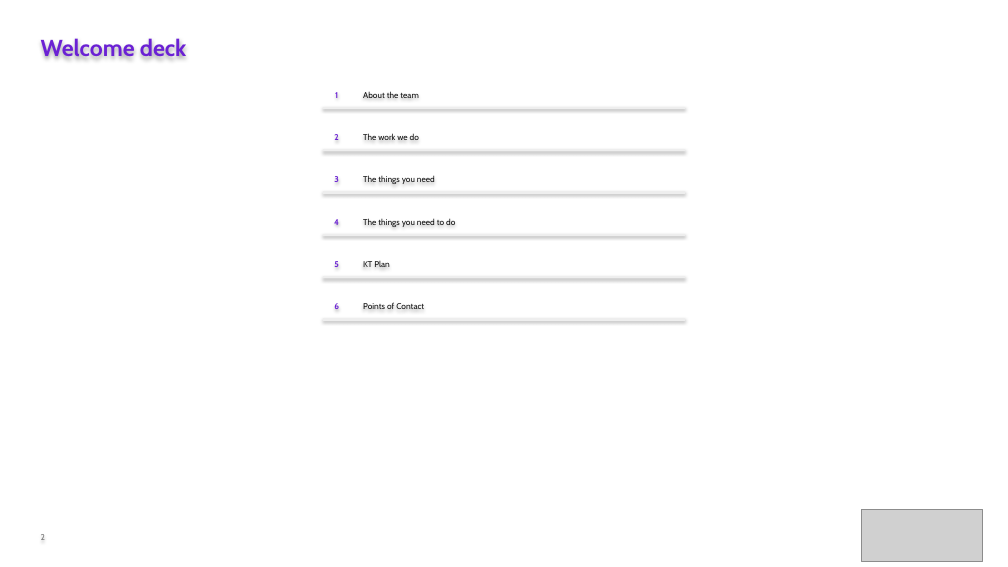
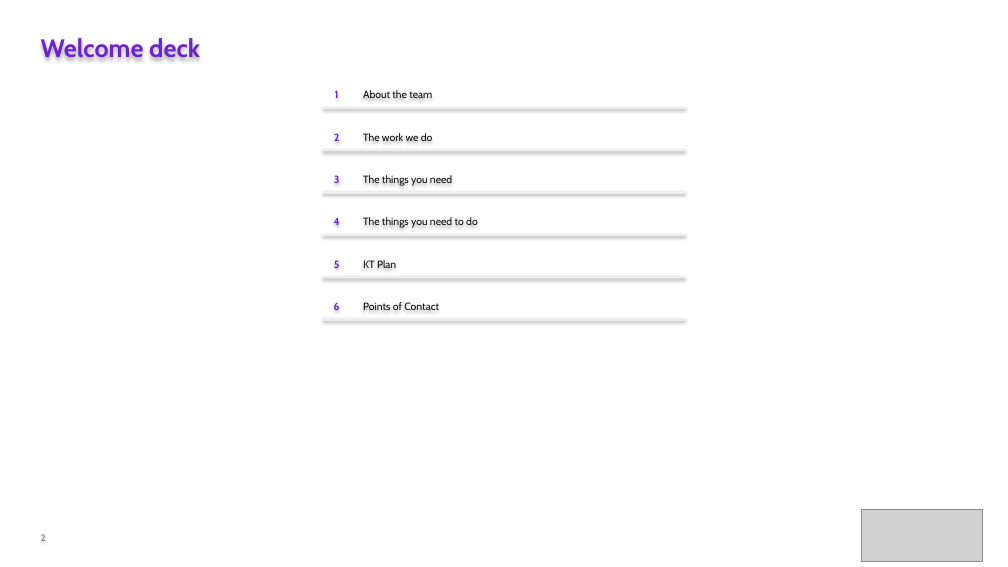
Before and after one commit to Sagar-konkanagaon/ETL__ASSIGNMENT, a slide deck: slide 2 of CHVAC_QA_Onboarding_Updated (1).pptx. Drawn at 1008x567 pixels with LibreOffice and Linux fonts; fonts in the diff are those of the drawing; grey boxes stand for pictures. Boxes give left, top, right and bottom in pixels: in the first picture for what was removed or moved away, otherwise in the second. Text is boxed around its words. In the diff, an @@ line names an element or a change of style, - is before the commit and + after.

```diff
--- a/CHVAC_QA_Onboarding_Updated (1).pptx
+++ b/CHVAC_QA_Onboarding_Updated (1).pptx
@@ text "Welcome deck" at <box>41,38,200,58</box>: size 22 to 24 pt @@
@@ size 8 to 10 pt in 8 elements at <box>335,90,339,98</box>, <box>363,90,432,98</box>, <box>363,133,433,141</box>, <box>363,175,452,186</box>, <box>334,217,340,225</box>, <box>363,217,478,228</box>, <box>363,260,396,268</box>, <box>363,302,439,310</box> @@
```
Also in this commit, not shown: 13 other slides changed.
